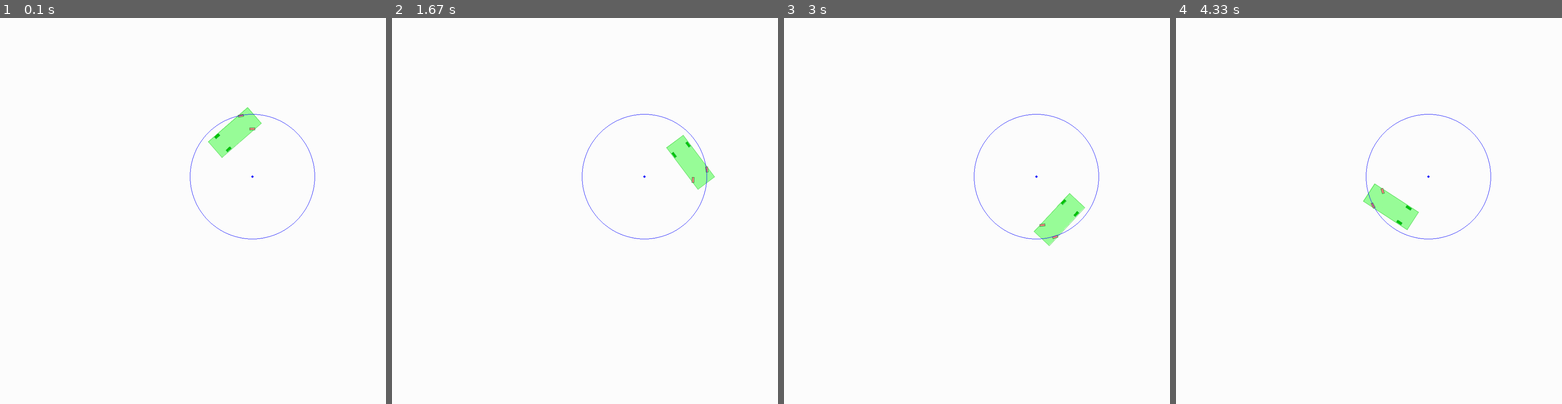
Above: before the commit, frames 1-4 (left to right).
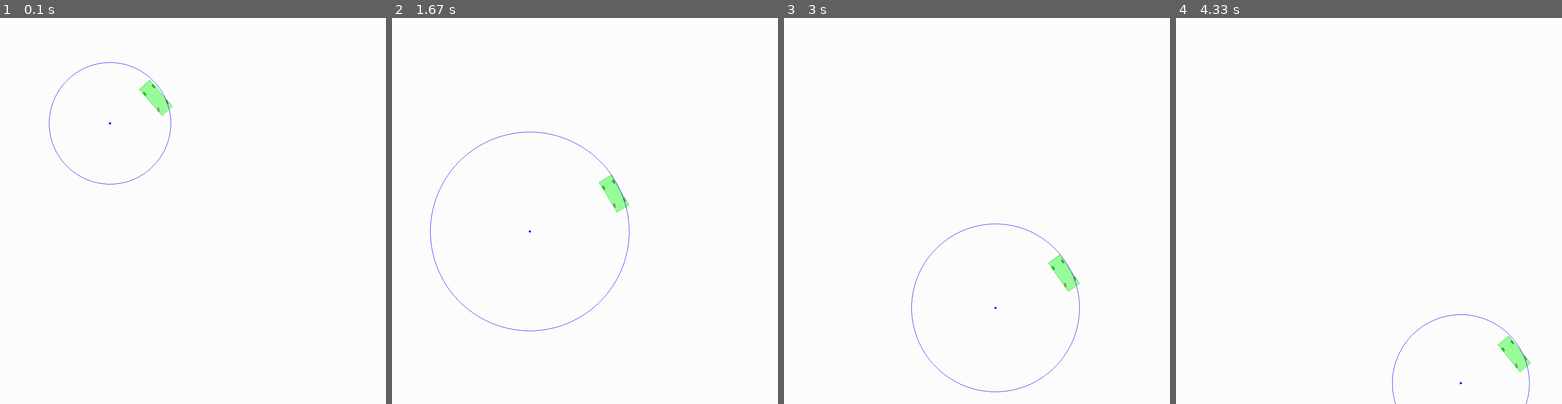
Above: after the commit, the same moments.

Repository: Bobbassoonguy/AutonomousVehicles
Game: pygame game, started from Scenarios/Scenario1_create_car.py
The game is run twice, just before and just after one commit, with the same random seed, the same clock (stepped at 60 frames per second) and the same inputs.
Inputs:
- Up to frame 1 (0.1 s): no input
- Up to frame 2 (1.67 s): no input
- Up to frame 3 (3 s): no input
- Up to frame 4 (4.33 s): no input

The runs differ from the first frame. In frame 1, 1.5% of the frame differs, in the area x 12-82%, y 11-58%; in frame 2, 1.6%, in the area x 9-84%, y 24-82%; in frame 3, 1.6%; in frame 4, 1.4%.

Commit message:
now Vehicles and Wheels can rotate to absolute angles

Diff:
--- a/Classes/Scenario.py
+++ b/Classes/Scenario.py
@@ -6,7 +6,7 @@
         #GLOBAL VARIABLES
         self.CANVAS_SIZE_X = 1000
         self.CANVAS_SIZE_y = 1000
-        self.PIXELS_PER_METER = 30
+        self.PIXELS_PER_METER = 20
         self.ROAD_MIN_CURVE_RAD = 10
         self.FPS = 60
 
--- a/Classes/Vehicle.py
+++ b/Classes/Vehicle.py
@@ -64,23 +64,27 @@
         for i in self.wheels:
             i.rotate(degrees, rotation_point)
 
+    def rotate_to_angle(self, angle, rotation_point="centroid"):
+        self.rotate(angle-self.angle, rotation_point)
+
     def turn(self, turn_radius, turn_degrees, right_turn=True, display_turn_circle=False):
         if turn_radius < self.MIN_TURN_DIAMETER/2:
             raise ValueError('Attempted a turn radius which was smaller than minimum')
         if right_turn:
             center = self.get_turn_circle_center(turn_radius, right_turn=True)
             self.rotate(turn_degrees, center)
-            if self.front_left_wheel.angle == self.angle:
-                self.front_left_wheel.rotate(math.degrees(math.asin(self.WHEELBASE/turn_radius)))
-                self.front_right_wheel.rotate(math.degrees(math.asin(self.WHEELBASE/math.sqrt(
+
+            if self.front_left_wheel.angle != self.angle + math.degrees(math.asin(self.WHEELBASE/turn_radius)):
+                self.front_left_wheel.rotate_to_angle(self.angle + math.degrees(math.asin(self.WHEELBASE/turn_radius)))
+                self.front_right_wheel.rotate_to_angle(self.angle +math.degrees(math.asin(self.WHEELBASE/math.sqrt(
                     self.WHEELBASE**2+(-self.TRACK+math.sqrt(turn_radius**2-self.WHEELBASE**2))**2))))
 
         else:
             center = self.get_turn_circle_center(turn_radius, right_turn=False)
             self.rotate(-turn_degrees, center)
-            if self.front_right_wheel.angle == self.angle:
-                self.front_right_wheel.rotate(-math.degrees(math.asin(self.WHEELBASE / turn_radius)))
-                self.front_left_wheel.rotate(-math.degrees(math.asin(self.WHEELBASE / math.sqrt(
+            if self.front_right_wheel.angle != self.angle - math.degrees(math.asin(self.WHEELBASE/turn_radius)):
+                self.front_right_wheel.rotate_to_angle(self.angle-math.degrees(math.asin(self.WHEELBASE / turn_radius)))
+                self.front_left_wheel.rotate_to_angle(self.angle-math.degrees(math.asin(self.WHEELBASE / math.sqrt(
                     self.WHEELBASE ** 2 + (-self.TRACK + math.sqrt(turn_radius ** 2 - self.WHEELBASE ** 2)) ** 2))))
 
         if display_turn_circle:
@@ -151,3 +155,6 @@
         self.outline.rotate(angle, rotation_point)
         self.x = self.outline.get_centroid()[0]
         self.y = self.outline.get_centroid()[1]
+
+    def rotate_to_angle(self, angle, rotation_point="centroid"):
+        self.rotate(angle-self.angle, rotation_point)
--- a/Scenarios/Scenario1_create_car.py
+++ b/Scenarios/Scenario1_create_car.py
@@ -9,14 +9,18 @@
 clock = pygame.time.Clock()
 
 main.addCar()
-main.vehicles[0].rotate(45, main.vehicles[0].outline.get_centroid())
+main.vehicles[0].rotate(135, main.vehicles[0].outline.get_centroid())
 
-
+counter = 0
+right_turn = True
 while not done:
     clock.tick(main.FPS)
     main.main()
-
-    main.vehicles[0].turn(5.4, 1, right_turn=True, display_turn_circle=True)
+    counter += .5
+    if counter > 10:
+        counter = 0
+        right_turn = not right_turn
+    main.vehicles[0].turn(5.4 + counter, 1, right_turn=right_turn, display_turn_circle=True)
 
     pygame.display.flip()
 
